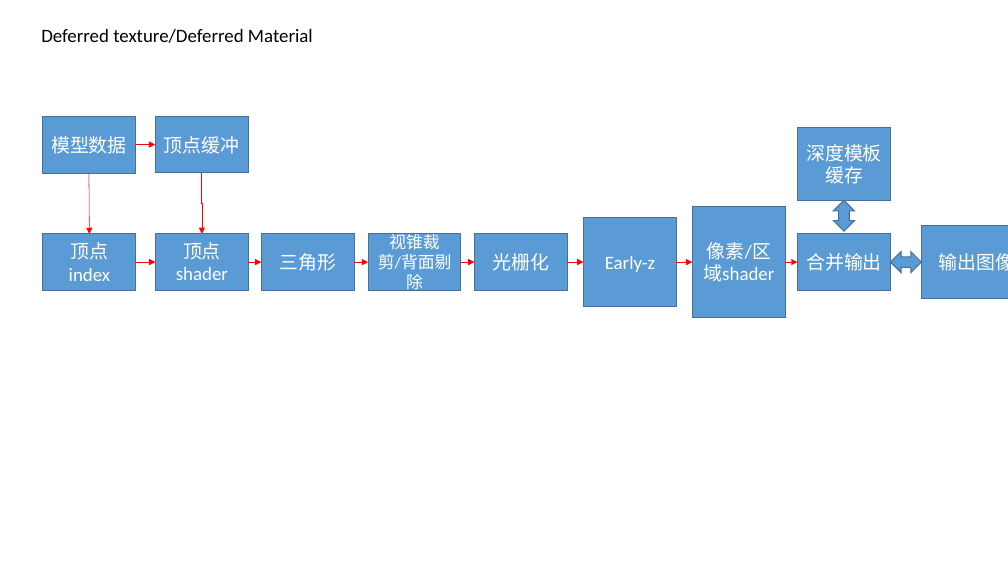
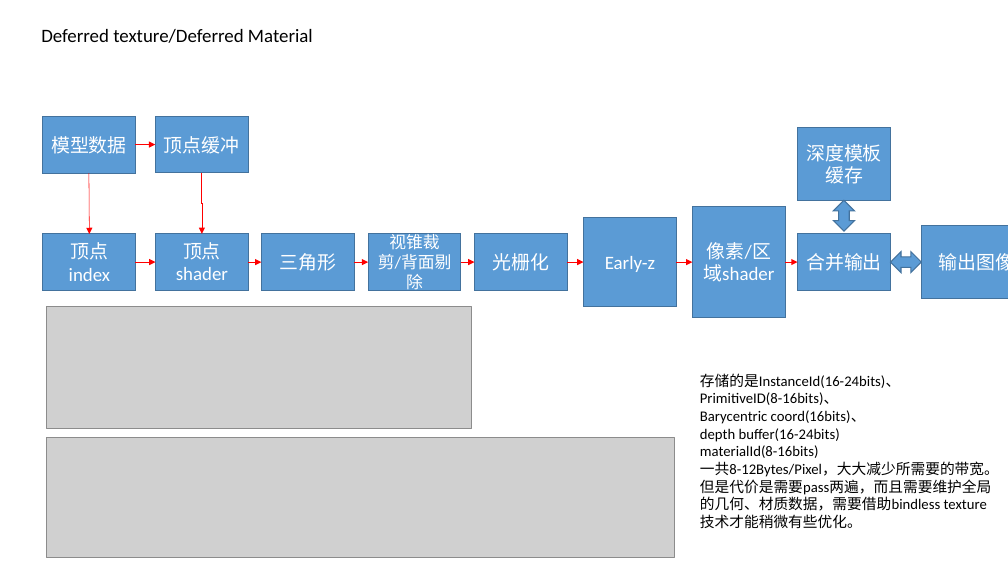
Before and after one commit to Tianji95/CG_learning_note, a slide deck: slide 4 of UE5_ppt/nanite简析.pptx. Drawn at 1008x567 pixels with LibreOffice and Linux fonts; fonts in the diff are those of the drawing; grey boxes stand for pictures. Boxes give left, top, right and bottom in pixels: in the first picture for what was removed or moved away, otherwise in the second. Text is boxed around its words. In the diff, an @@ line names an element or a change of style, - is before the commit and + after.

```diff
--- a/UE5_ppt/nanite简析.pptx
+++ b/UE5_ppt/nanite简析.pptx
@@ picture added at <box>46,307,472,429</box> @@
@@ text added at <box>700,373,999,529</box>, 14 pt, text #000000 @@
+存储的是InstanceId(16-24bits)、
+PrimitiveID(8-16bits)、
+Barycentric coord(16bits)、
+depth buffer(16-24bits)
+materialId(8-16bits)
+一共8-12Bytes/Pixel，大大减少所需要的带宽。
+但是代价是需要pass两遍，而且需要维护全局的几何、材质数据，需要借助bindless texture技术才能稍微有些优化。
@@ picture added at <box>46,437,674,557</box> @@
```
Also in this commit, not shown: 3 other slides changed, 7 slides added, 1 slide removed.
